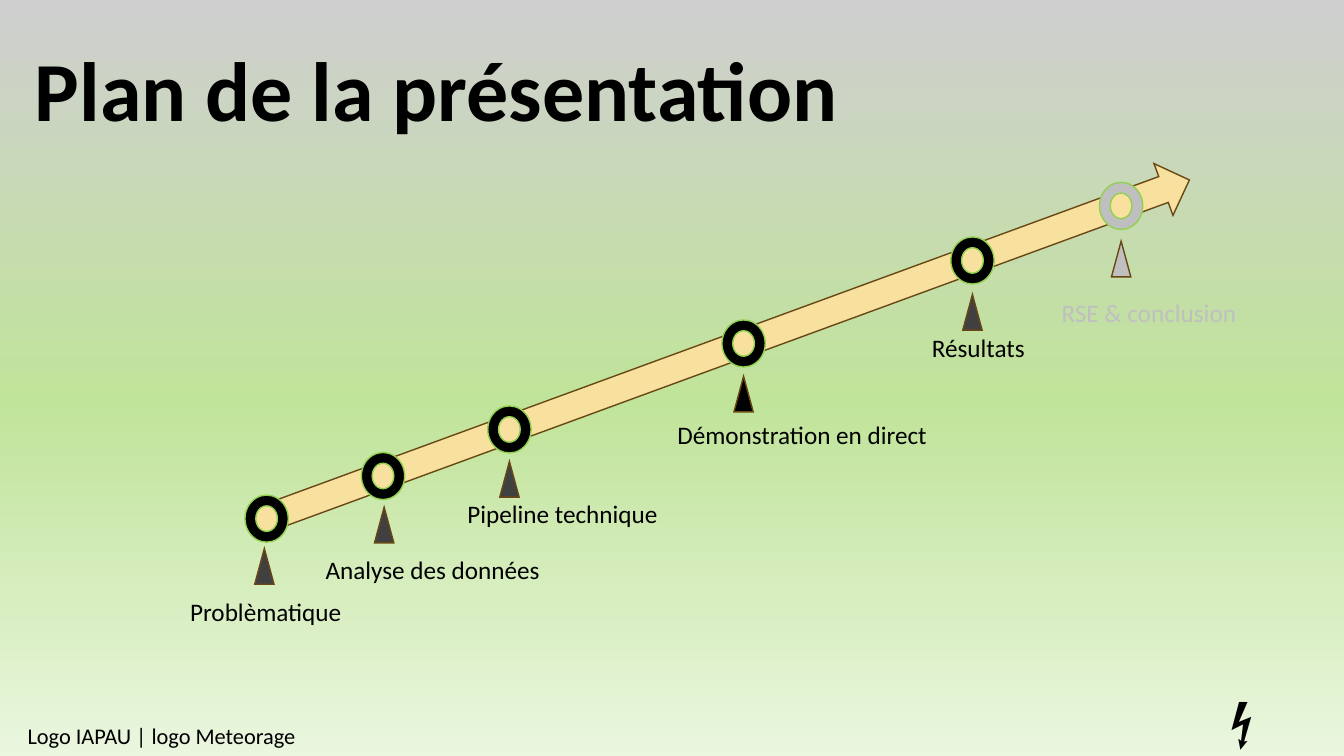
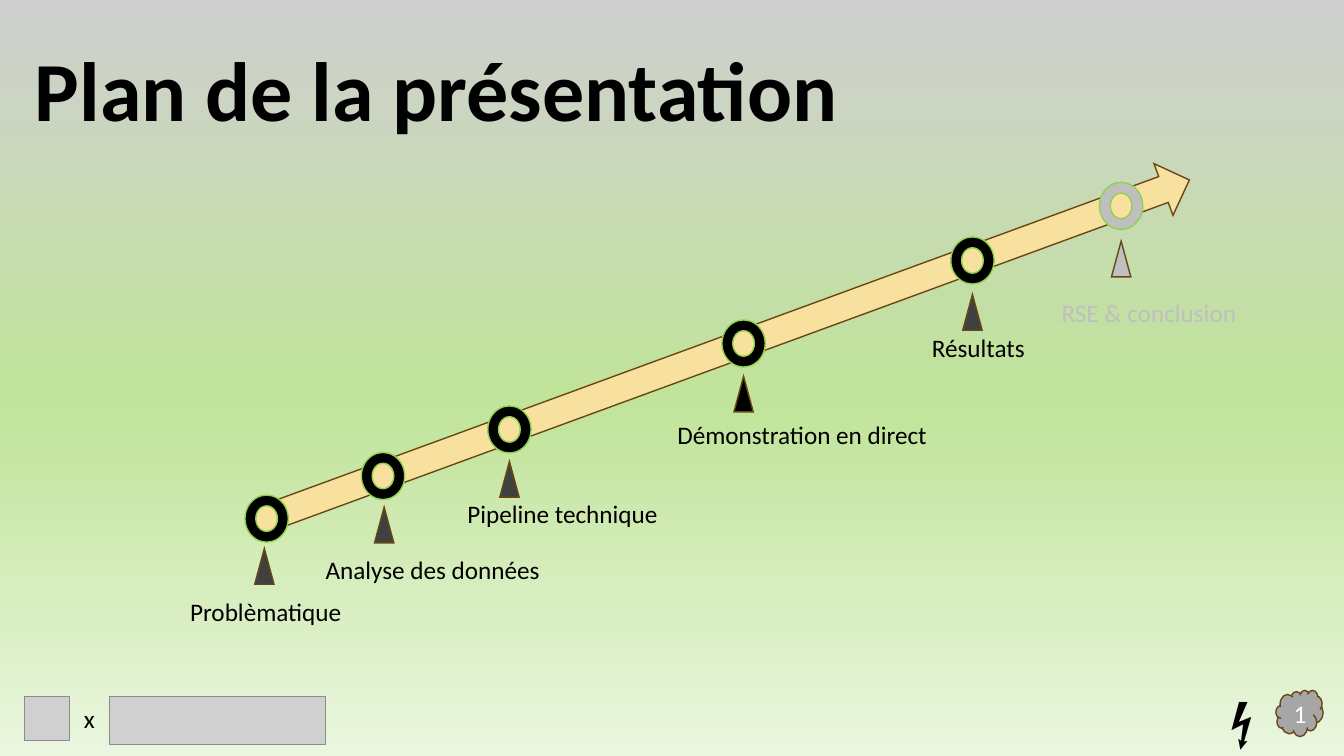
Before and after one commit to Mehdi-kbz/AllClear, a slide deck: slide 17 of Presentation.pptx (slide 15 before the commit). Drawn at 1344x756 pixels with LibreOffice and Linux fonts; fonts in the diff are those of the drawing; grey boxes stand for pictures. Boxes give left, top, right and bottom in pixels: in the first picture for what was removed or moved away, otherwise in the second. Text is boxed around its words. In the diff, an @@ line names an element or a change of style, - is before the commit and + after.

```diff
--- a/Presentation.pptx
+++ b/Presentation.pptx
@@ picture added at (24, 697, 69, 741) @@
@@ text added at (84, 716, 95, 728), 18 pt, text #000000 @@
+x
@@ picture added at (110, 697, 326, 745) @@
@@ cloud added at (1276, 691, 1324, 737), fill #A6A6A6, outline #694714 1 pt @@
@@ text added at (1294, 707, 1307, 729), 18 pt, text #FFFFFF @@
+1
@@ text removed at (28, 728, 296, 748) @@
-Logo IAPAU | logo Meteorage
```
Also in this commit, not shown: 13 other slides changed, 9 slides added, 3 slides removed, 5 other files.
